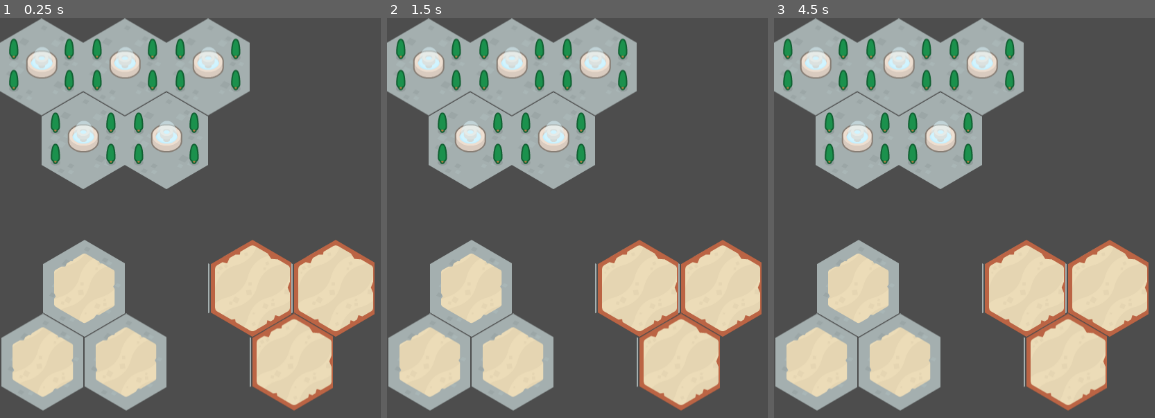
Above: before the commit, frames 1-3 (left to right).
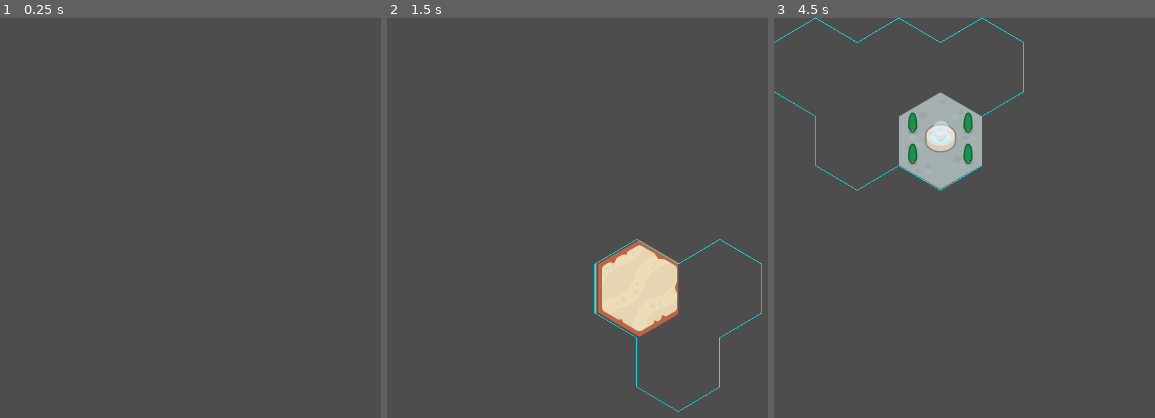
Above: after the commit, the same moments.

Repository: MagnusLucas/Dungeon-Boarder
Game: Godot game, scene res://scenes/map/map.tscn
The game is run twice, just before and just after one commit, with the same random seed, the same clock (stepped at 60 frames per second) and the same inputs. The project has no main scene, so this scene is started directly.
Inputs (mouse positions are in pixels of both pictures, inside the frame that each line leads up to):
- Up to frame 1 (0.25 s): no input
- Up to frame 2 (1.5 s): tap Enter at 0.5 s; move the mouse to (outside the picture) at 0.52 s; tap Space at 1.25 s; move the mouse to (627, 266) at 1.27 s
- Up to frame 3 (4.5 s): tap Enter at 2, 3.5 s; move the mouse to (outside the picture) at 2.02 s; tap Space at 2.75, 4.25 s; move the mouse to (1132, 334) at 2.77 s; move the mouse to (outside the picture) at 3.52 s; move the mouse to (934, 174) at 4.27 s

The runs differ from the first frame. In frame 1, 44% of the frame differs, in the area x 0-99%, y 0-99%; in frame 2, 40%; in frame 3, 40%.

Commit message:
Very fancy boarder highlights that i need to change x)

Diff:
--- a/custom_nodes/hover_layer.gd
+++ b/custom_nodes/hover_layer.gd
@@ -2,6 +2,7 @@
 extends TileMapLayer
 
 var boards: Array[Board]
+@onready var board_highlighter: BoardHighlighter = $BoardHighlighter
 
 
 func set_boards(new_boards: Array[Board]) -> void:
@@ -12,3 +13,15 @@
 			var collider := HexCollider.new(tile_set.tile_size)
 			add_child(collider)
 			collider.position = map_to_local(tile)
+			collider.mouse_entered.connect(_on_collider_mouse_entered.bind(tile, board))
+			collider.mouse_exited.connect(_on_collider_mouse_exited.bind(tile))
+
+
+func _on_collider_mouse_entered(coordinates: Vector2i, board_owner: Board) -> void:
+	set_cell(coordinates, 0, board_owner.tile_coordinates)
+	board_highlighter.start_drawing_boundries(board_owner, self)
+
+
+func _on_collider_mouse_exited(coordinates: Vector2i) -> void:
+	erase_cell(coordinates)
+	board_highlighter.end_drawing_boundries()
--- /dev/null
+++ b/scenes/map/board_highlighter.gd
@@ -0,0 +1,74 @@
+class_name BoardHighlighter
+extends Node2D
+
+
+var boundries: Array[Boundry]
+
+
+func _get_tile_boundries(board: Board, tile: Vector2i, map: TileMapLayer) -> Array[Boundry]:
+	var tile_boundries: Array[Boundry] = []
+
+	var potential_neighbours := Hex.get_neighbours(tile)
+	for direction in potential_neighbours:
+		if !board.tiles.has(potential_neighbours[direction]):
+			var boundry := Boundry.from_direction(direction, map.tile_set.tile_size)
+			boundry.add_offset(map.map_to_local(tile))
+			tile_boundries.append(boundry)
+
+	return tile_boundries
+
+
+func _calculate_boundries(board: Board, map: TileMapLayer) -> void:
+	boundries = []
+	for tile in board.tiles:
+		boundries.append_array(_get_tile_boundries(board, tile, map))
+
+
+func start_drawing_boundries(board: Board, map: TileMapLayer) -> void:
+	_calculate_boundries(board, map)
+	queue_redraw()
+
+
+func end_drawing_boundries() -> void:
+	boundries = []
+	queue_redraw()
+
+
+func _draw() -> void:
+	for boundry in boundries:
+		draw_line(boundry.start, boundry.end, Color.AQUA)
+
+
+class Boundry:
+	var start: Vector2
+	var end: Vector2
+
+
+	static func from_direction(direction: Hex.Direction, size: Vector2) -> Boundry:
+		var boundry := Boundry.new()
+		var points := Hex.get_points(size)
+		match direction:
+			Hex.Direction.RIGHT:
+				boundry.start = points[Hex.Point.TOP_RIGHT]
+				boundry.end = points[Hex.Point.BOTTOM_RIGHT]
+			Hex.Direction.BOTTOM_RIGHT:
+				boundry.start = points[Hex.Point.BOTTOM_RIGHT]
+				boundry.end = points[Hex.Point.BOTTOM]
+			Hex.Direction.BOTTOM_LEFT:
+				boundry.start = points[Hex.Point.BOTTOM]
+				boundry.end = points[Hex.Point.BOTTOM_LEFT]
+			Hex.Direction.LEFT:
+				boundry.start = points[Hex.Point.BOTTOM_LEFT]
+				boundry.end = points[Hex.Point.TOP_LEFT]
+			Hex.Direction.TOP_LEFT:
+				boundry.start = points[Hex.Point.TOP_LEFT]
+				boundry.end = points[Hex.Point.TOP]
+			Hex.Direction.TOP_RIGHT:
+				boundry.start = points[Hex.Point.TOP]
+				boundry.end = points[Hex.Point.TOP_RIGHT]
+		return boundry
+
+
+	func add_offset(offset: Vector2) -> void:
+		start += offset
+		end += offset
--- a/scenes/map/map.tscn
+++ b/scenes/map/map.tscn
@@ -7,6 +7,7 @@
 [ext_resource type="Resource" uid="uid://cs6atnstsnprw" path="res://data/board/player_2_2_board.tres" id="4_04w0f"]
 [ext_resource type="Resource" uid="uid://cudtpj183cavm" path="res://data/board/enemy_board.tres" id="5_sqgf4"]
 [ext_resource type="Script" uid="uid://dbt18mgu5gnu8" path="res://custom_nodes/hover_layer.gd" id="7_04w0f"]
+[ext_resource type="Script" uid="uid://cxmpct3twesbf" path="res://scenes/map/board_highlighter.gd" id="8_sqgf4"]
 
 [sub_resource type="TileSetAtlasSource" id="TileSetAtlasSource_e0an3"]
 texture = ExtResource("2_wijl4")
@@ -33,9 +34,13 @@
 enemy_board = ExtResource("5_sqgf4")
 
 [node name="TileLayer" type="TileMapLayer" parent="." unique_id=274058884]
+visible = false
 tile_map_data = PackedByteArray(0, 0, 0, 0, 2, 0, 2, 0, 1, 0, 1, 0, 0, 0, 1, 0, 2, 0, 2, 0, 1, 0, 1, 0, 0, 0, 2, 0, 2, 0, 2, 0, 1, 0, 1, 0, 0, 0)
 tile_set = SubResource("TileSet_e0an3")
 
 [node name="HoverLayer" type="TileMapLayer" parent="." unique_id=291463951]
 tile_set = SubResource("TileSet_e0an3")
 script = ExtResource("7_04w0f")
+
+[node name="BoardHighlighter" type="Node2D" parent="HoverLayer" unique_id=435622122]
+script = ExtResource("8_sqgf4")
Not shown, added: scenes/map/board_highlighter.gd.uid
